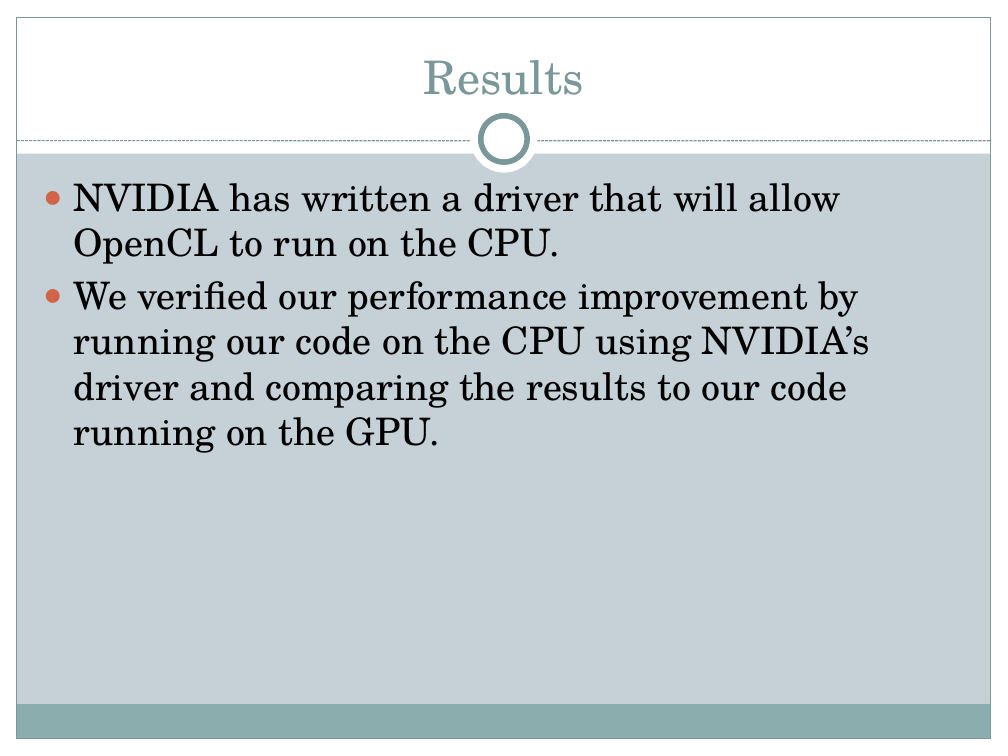
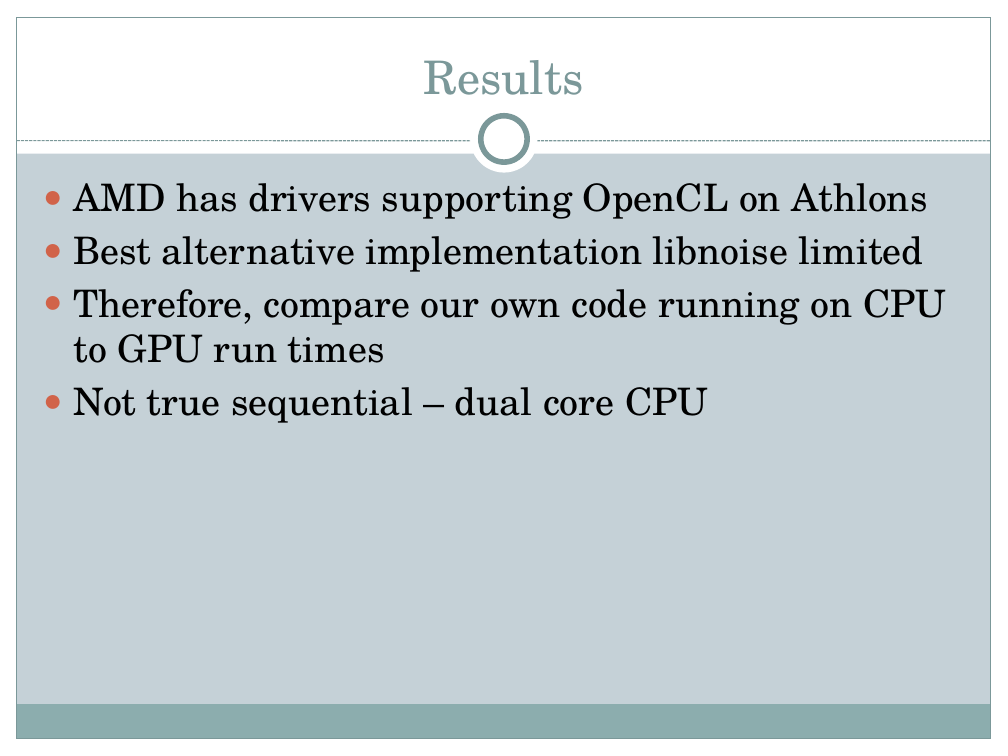
Before and after one commit to freethenation/OpenCLNoise, a slide deck: slide 8 of docs/Presentation.pptx (slide 5 before the commit). Drawn at 1008x756 pixels with LibreOffice and Linux fonts; fonts in the diff are those of the drawing. Boxes give left, top, right and bottom in pixels: in the first picture for what was removed or moved away, otherwise in the second. Text is boxed around its words. In the diff, an @@ line names an element or a change of style, - is before the commit and + after.

```diff
--- a/docs/Presentation.pptx
+++ b/docs/Presentation.pptx
@@ text at [73,183,946,423]: text changed @@
-● NVIDIA has written a driver that will allow OpenCL to run on the CPU.
-● We verified our performance improvement by running our code on the CPU using NVIDIA’s driver and comparing the results to our code running on the GPU.
+● AMD has drivers supporting OpenCL on Athlons
+● Best alternative implementation libnoise limited
+● Therefore, compare our own code running on CPU to GPU run times
+● Not true sequential – dual core CPU
```
Also in this commit, not shown: 2 other slides changed, 4 slides added, 1 slide removed, 5 other files.
